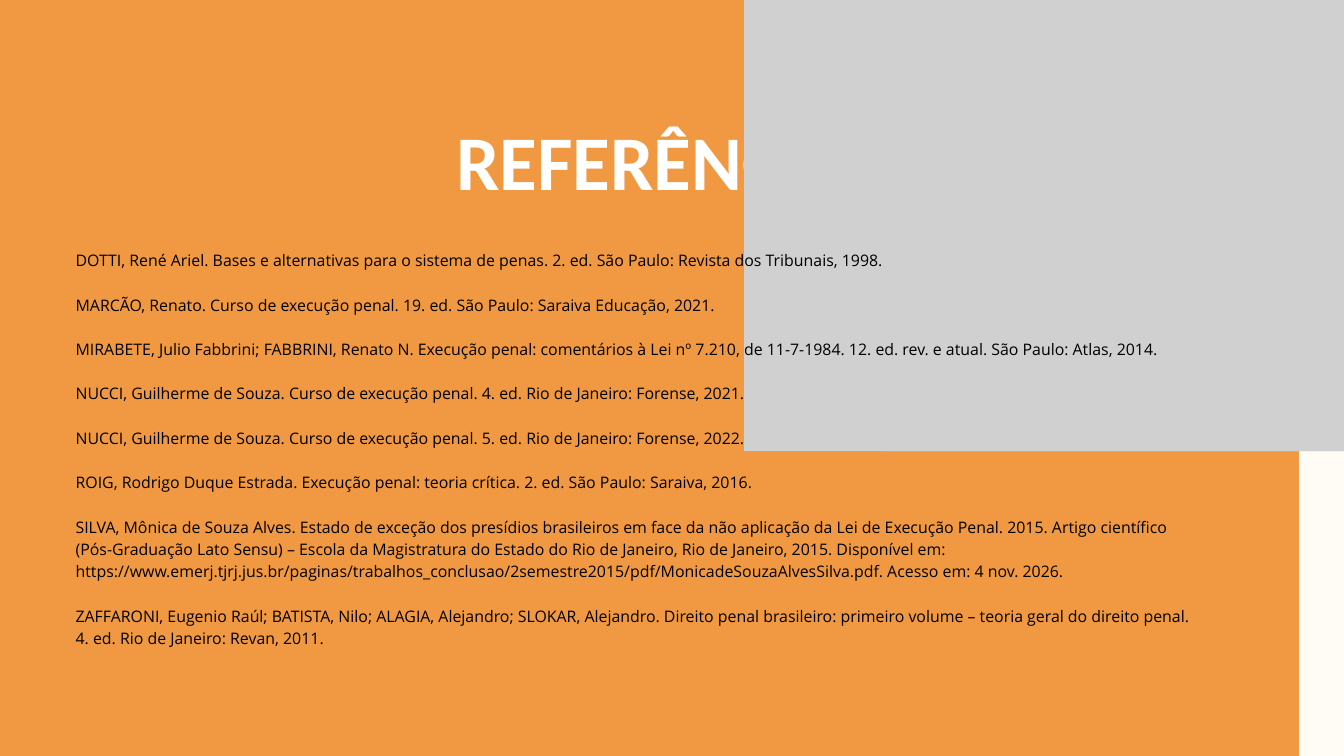
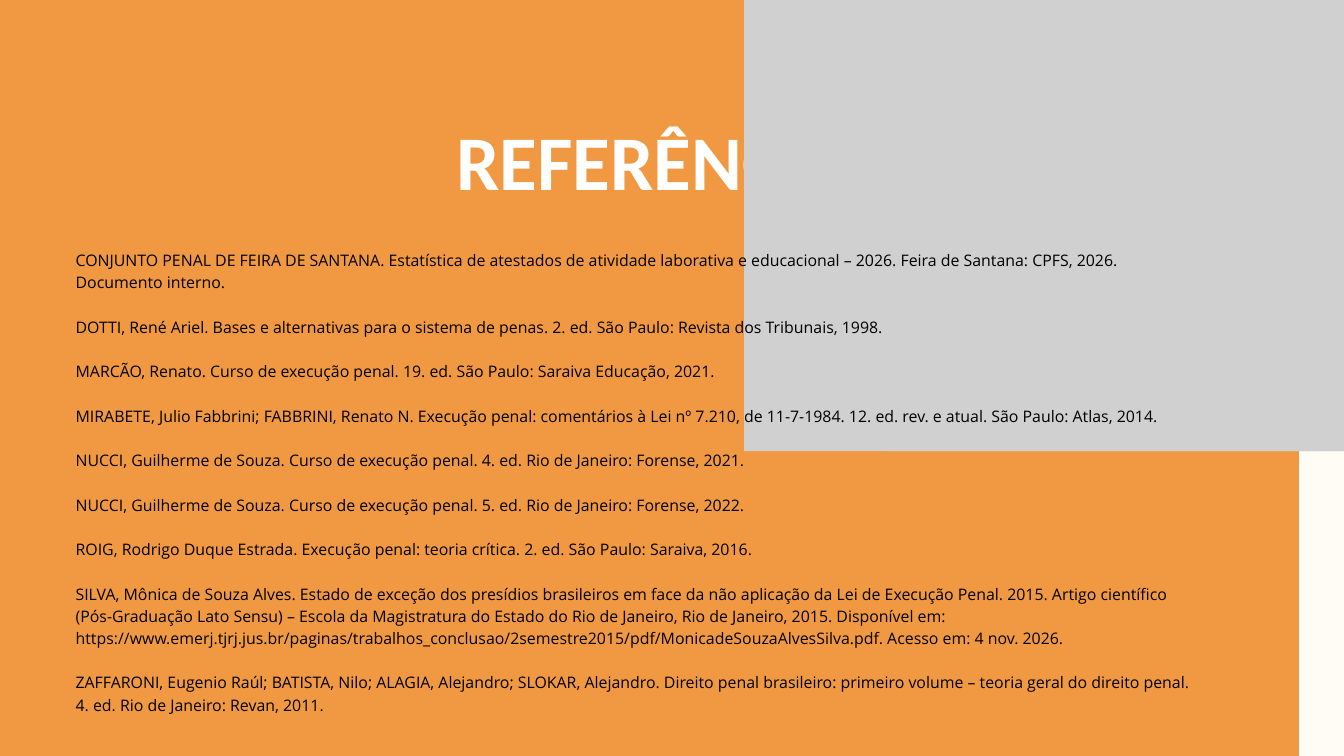
Before and after one commit to projetoia30/Keyla, a slide deck: slide 13 of Apresentacao_TCC_Nilton.pptx (slide 12 before the commit). Drawn at 1344x756 pixels with LibreOffice and Linux fonts; fonts in the diff are those of the drawing; grey boxes stand for pictures. Boxes give left, top, right and bottom in pixels: in the first picture for what was removed or moved away, otherwise in the second. Text is boxed around its words. In the diff, an @@ line names an element or a change of style, - is before the commit and + after.

```diff
--- a/Apresentacao_TCC_Nilton.pptx
+++ b/Apresentacao_TCC_Nilton.pptx
@@ text at (x1=76, y1=252, x2=1118, y2=288): paragraph added @@
+CONJUNTO PENAL DE FEIRA DE SANTANA. Estatística de atestados de atividade laborativa e educacional – 2026. Feira de Santana: CPFS, 2026. Documento interno.
```
Also in this commit, not shown: 4 other slides changed, 1 slide added, 1 other file.
